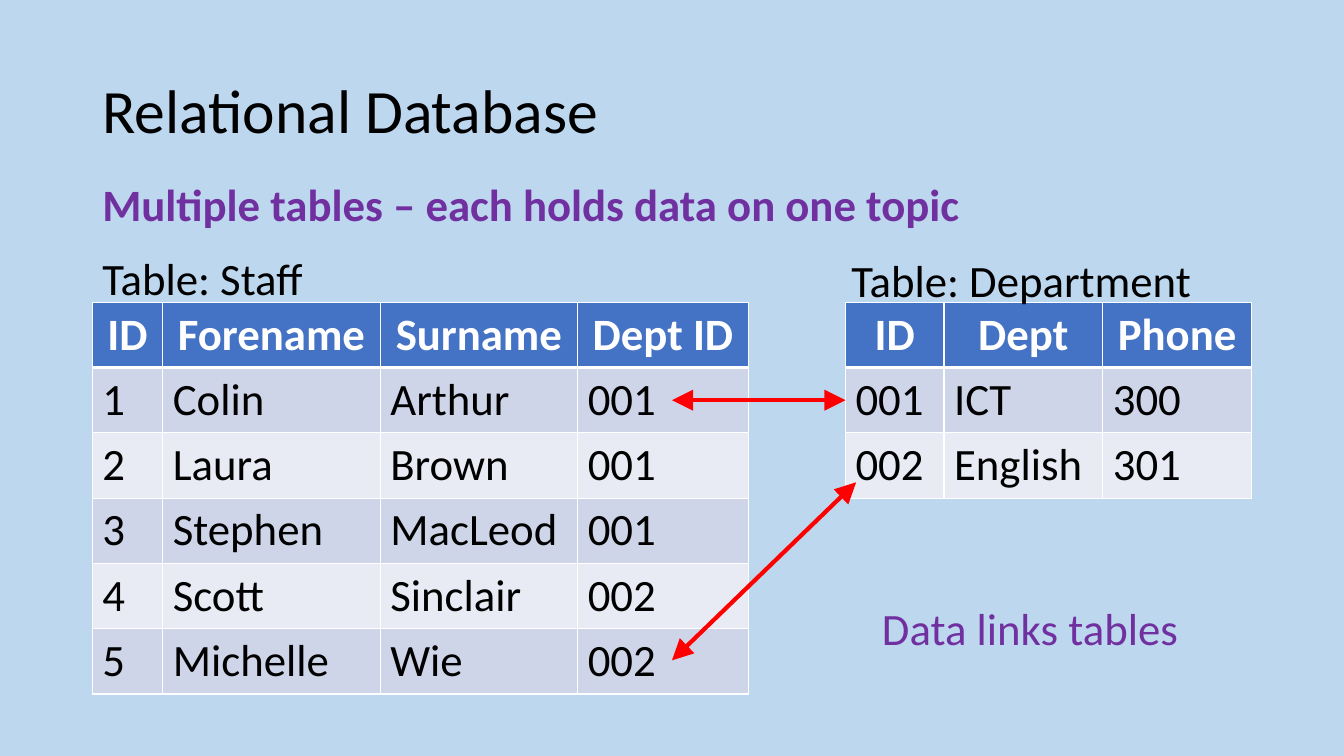
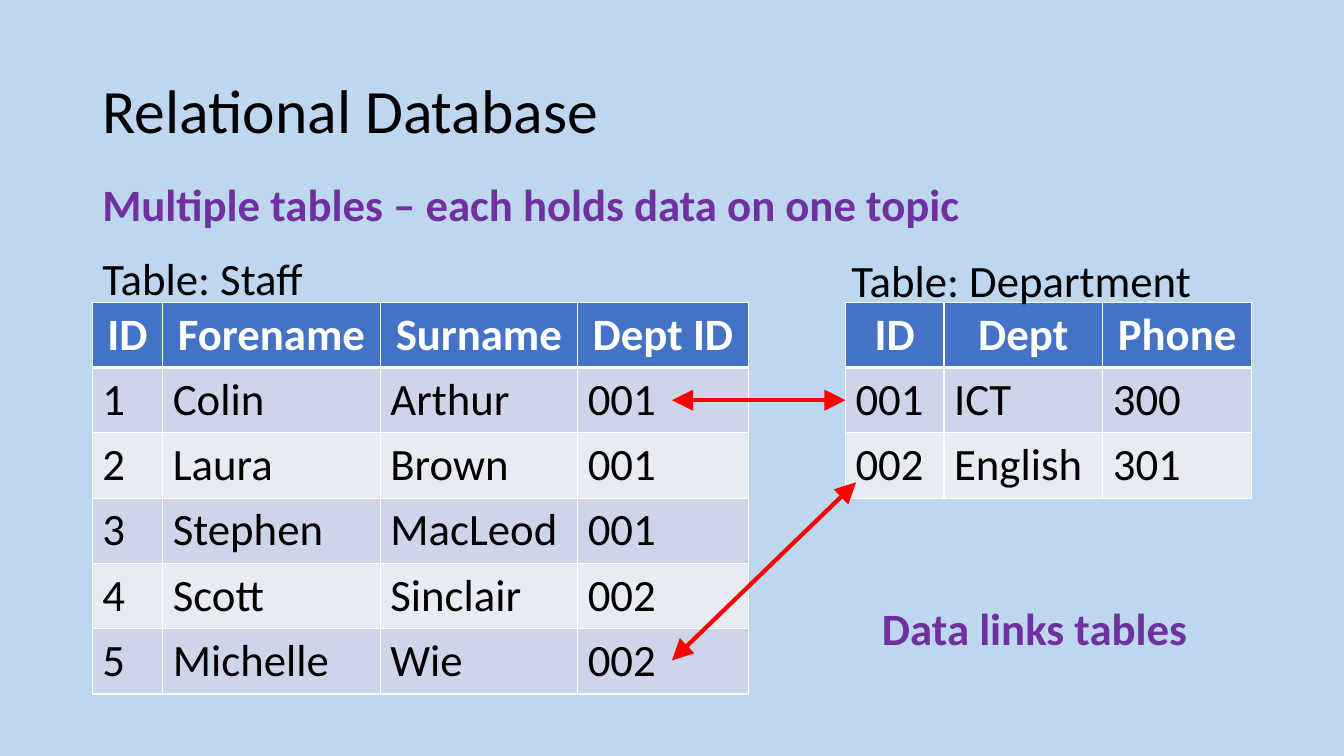
Before and after one commit to MrFriendCS/MrFriendCS.github.io, a slide deck: slide 9 of n5-cs/ddd/N5 CS DDD Slides.pptx. Drawn at 1344x756 pixels with LibreOffice and Linux fonts; fonts in the diff are those of the drawing. Boxes give left, top, right and bottom in pixels: in the first picture for what was removed or moved away, otherwise in the second. Text is boxed around its words. In the diff, an @@ line names an element or a change of style, - is before the commit and + after.

```diff
--- a/n5-cs/ddd/N5 CS DDD Slides.pptx
+++ b/n5-cs/ddd/N5 CS DDD Slides.pptx
@@ text "Data links tables" at bbox=[882, 613, 1187, 646]: bold on @@
```
Also in this commit, not shown: 1 other slide changed, 2 slides added.
